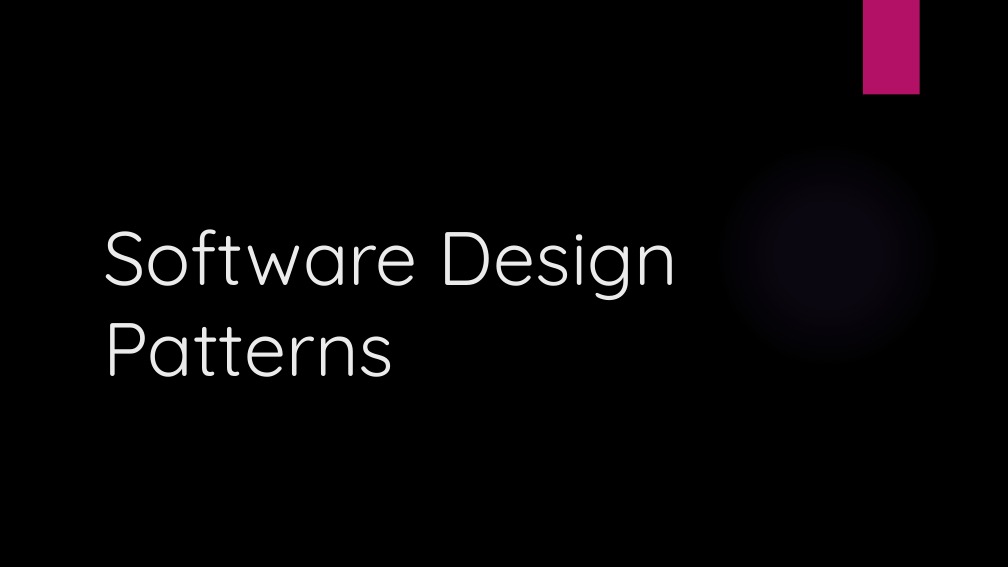
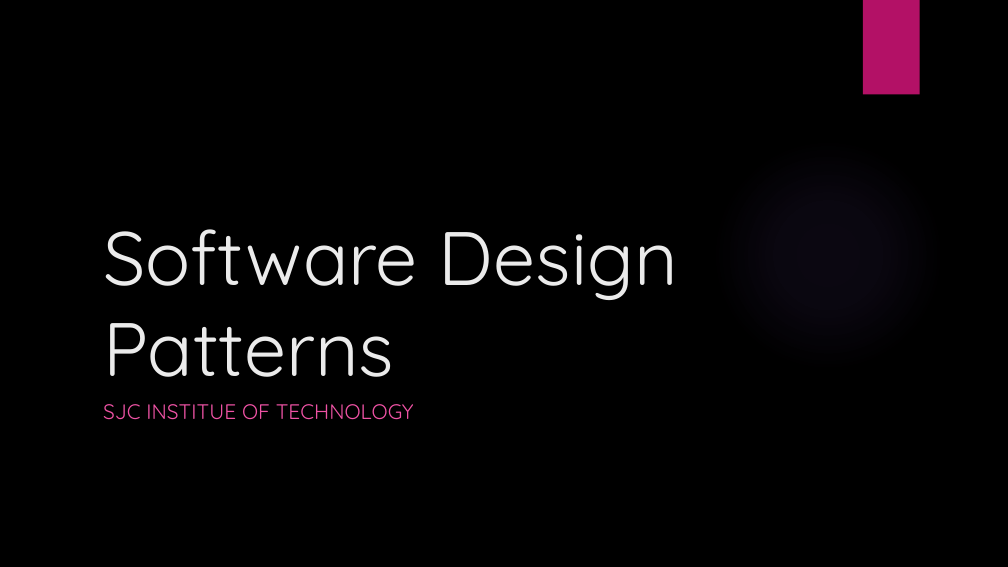
Before and after one commit to coderameen/Software-Architecture-and-Design-Patterns-in-Python-and-StarUML-Tool, a slide deck: slide 1 of Software Design Patterns PPT.pptx. Drawn at 1008x567 pixels with LibreOffice and Linux fonts; fonts in the diff are those of the drawing; background and template pictures are left out. Boxes give left, top, right and bottom in pixels: in the first picture for what was removed or moved away, otherwise in the second. Text is boxed around its words. In the diff, an @@ line names an element or a change of style, - is before the commit and + after.

Commit message:
added Design pattern PPT

```diff
--- a/Software Design Patterns PPT.pptx
+++ b/Software Design Patterns PPT.pptx
@@ subtitle added at (x1=103, y1=404, x2=414, y2=420), 20 pt, text #EF53A5 @@
+SJC INSTITUE OF TECHNOLOGY
```
Also in this commit, not shown: 5 other slides changed, 16 slides added.
